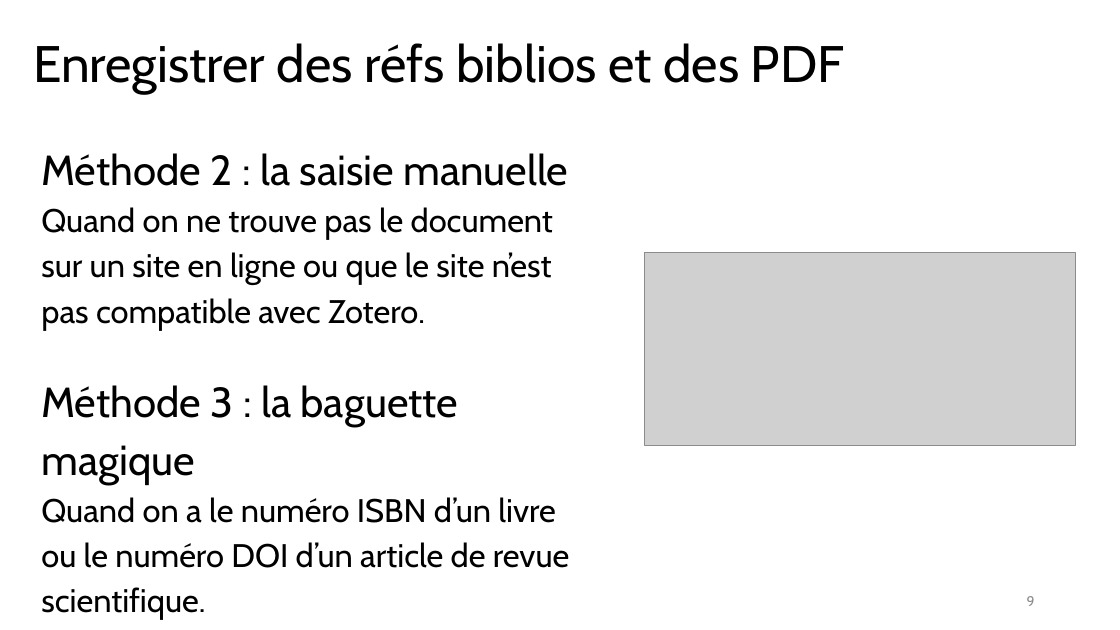
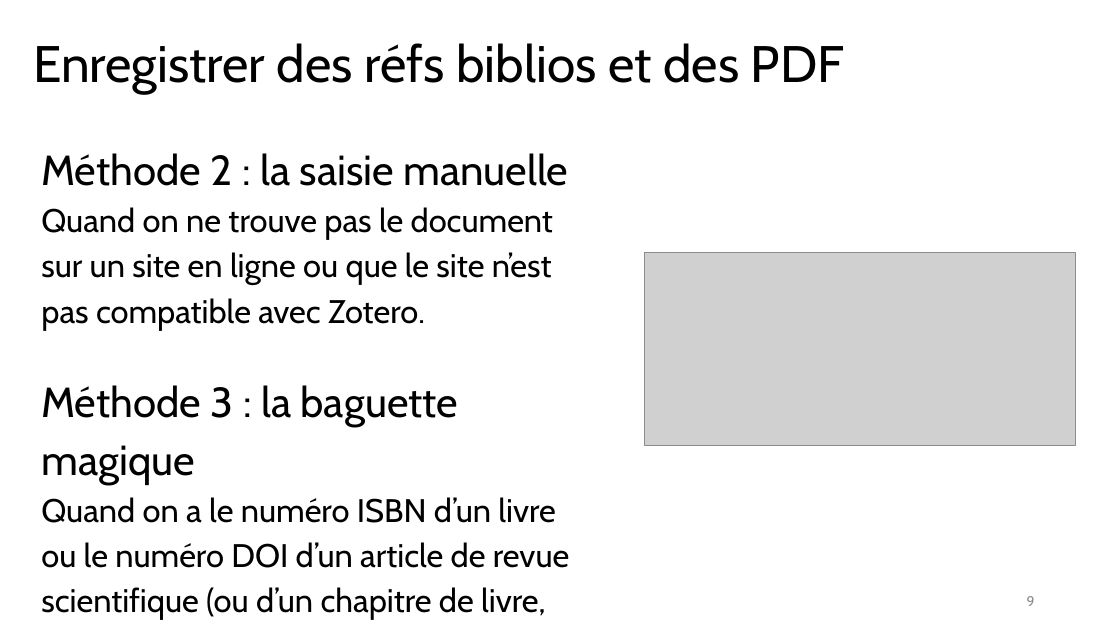
Before and after one commit to fflamerie/biblio_EDPP, a slide deck: slide 9 of doc_EDPP/EDPP_Zotero_FFlamerie.odp. Drawn at 1120x630 pixels with LibreOffice and Linux fonts; fonts in the diff are those of the drawing; grey boxes stand for pictures. Boxes give left, top, right and bottom in pixels: in the first picture for what was removed or moved away, otherwise in the second. Text is boxed around its words. In the diff, an @@ line names an element or a change of style, - is before the commit and + after.

```diff
--- a/doc_EDPP/EDPP_Zotero_FFlamerie.odp
+++ b/doc_EDPP/EDPP_Zotero_FFlamerie.odp
@@ text at (41,497,569,620): text changed @@
-Quand on a le numéro ISBN d’un livre ou le numéro DOI d’un article de revue scientifique.
+Quand on a le numéro ISBN d’un livre ou le numéro DOI d’un article de revue scientifique (ou d’un chapitre de livre, d’un rapport, etc.).
```
Also in this commit, not shown: 3 other slides changed, 3 other files.
